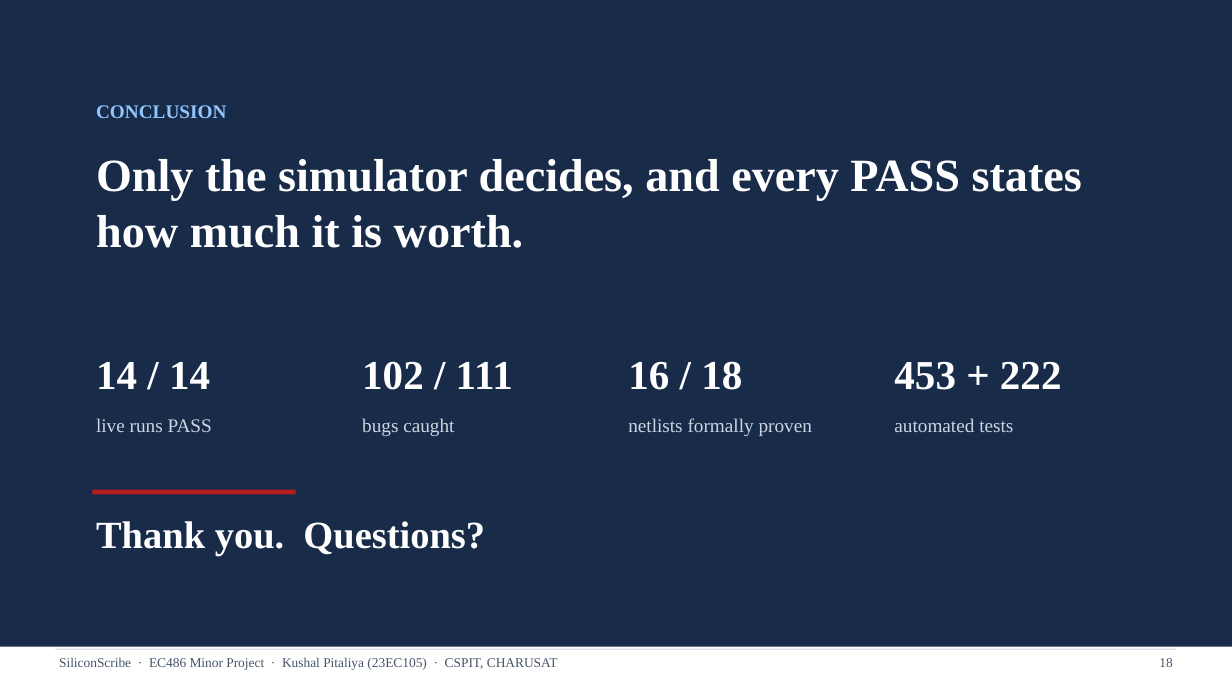
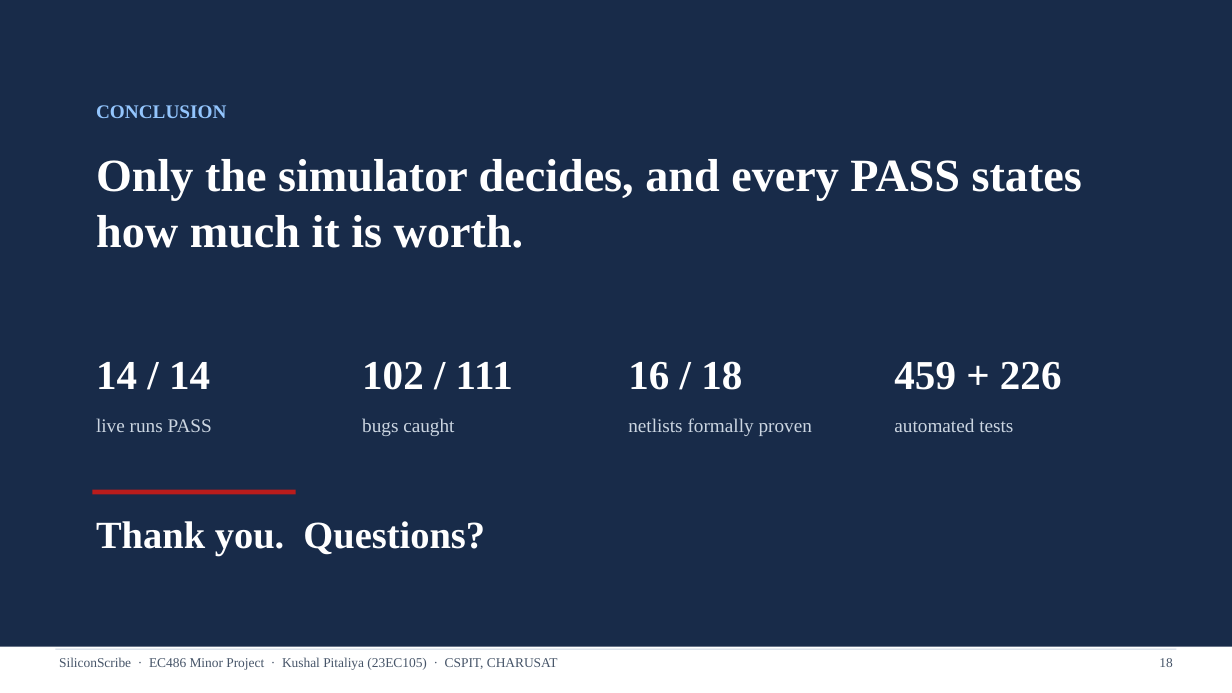
Before and after one commit to k-pitaliya/siliconscribe, a slide deck: slide 18 of docs/23EC105_Kushal_Pitaliya_SiliconScribe_Viva_Presentation.pptx. Drawn at 1232x693 pixels with LibreOffice and Linux fonts; fonts in the diff are those of the drawing. Boxes give left, top, right and bottom in pixels: in the first picture for what was removed or moved away, otherwise in the second. Text is boxed around its words. In the diff, an @@ line names an element or a change of style, - is before the commit and + after.

```diff
--- a/docs/23EC105_Kushal_Pitaliya_SiliconScribe_Viva_Presentation.pptx
+++ b/docs/23EC105_Kushal_Pitaliya_SiliconScribe_Viva_Presentation.pptx
@@ text at [894, 362, 1062, 390]: text changed @@
-453 + 222
+459 + 226
```
Also in this commit, not shown: 1 other slide changed, 17 other files.
